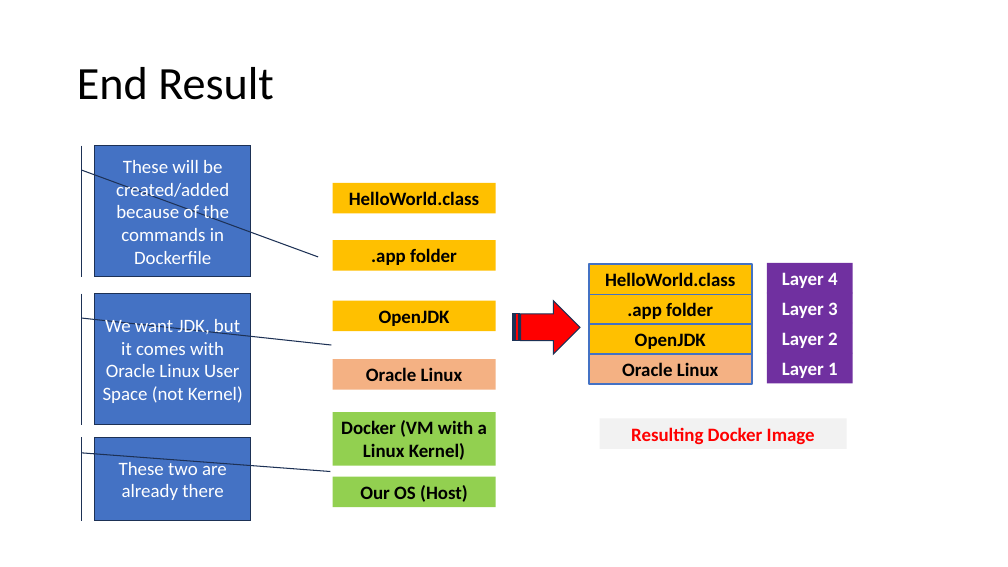
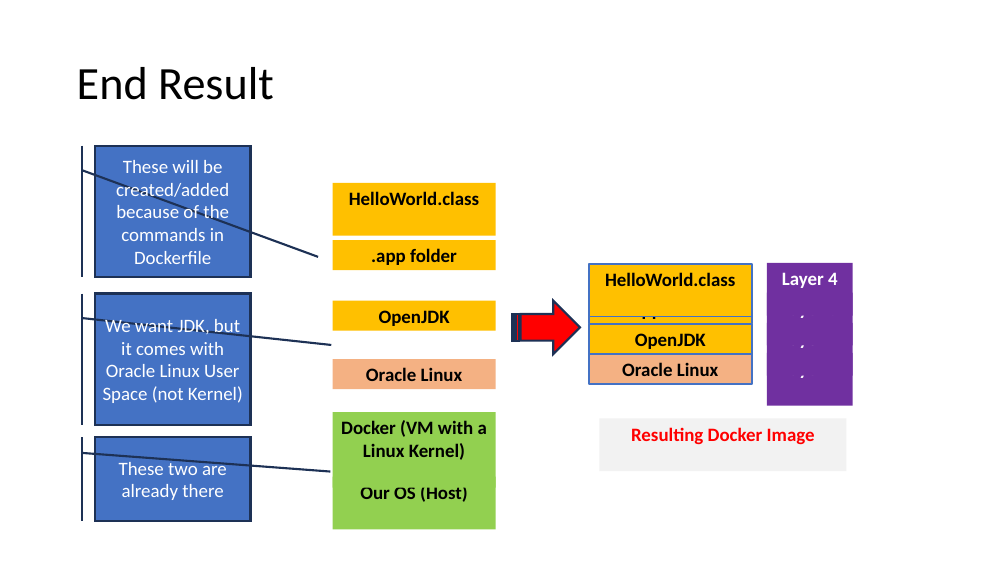
Before and after one commit to saurabh-kumar-coder/CDAC_ACTS, a slide deck: slide 27 of COLLEGE/MODULES/DevOps/Oct15/DevOps 14 Oct 2024.pptx. Drawn at 1008x567 pixels with LibreOffice and Linux fonts; fonts in the diff are those of the drawing. Boxes give left, top, right and bottom in pixels: in the first picture for what was removed or moved away, otherwise in the second. Text is boxed around its words. In the diff, an @@ line names an element or a change of style, - is before the commit and + after.

```diff
--- a/COLLEGE/MODULES/DevOps/Oct15/DevOps 14 Oct 2024.pptx
+++ b/COLLEGE/MODULES/DevOps/Oct15/DevOps 14 Oct 2024.pptx
@@ outline #1E3256 1 pt to #1E3256 2 pt in 3 elements at [95, 437, 251, 521], [95, 293, 251, 424], [95, 146, 251, 277] @@
@@ rectangle "HelloWorld.class": place and size @@
-rectangle "HelloWorld.class" at [333, 183, 496, 213]
+rectangle "HelloWorld.class" at [333, 183, 496, 236]
@@ rectangle "HelloWorld.class": place and size @@
-rectangle "HelloWorld.class" at [589, 264, 752, 294]
+rectangle "HelloWorld.class" at [589, 264, 752, 317]
@@ rectangle "Layer 4": place and size @@
-rectangle "Layer 4" at [767, 263, 852, 293]
+rectangle "Layer 4" at [767, 263, 852, 316]
@@ rectangle "Layer 3": place and size @@
-rectangle "Layer 3" at [782, 302, 838, 318]
+rectangle "Layer 3" at [767, 293, 852, 346]
@@ striped right arrow at [513, 301, 580, 355]: outline #1E3256 1 pt to #1E3256 2 pt; proportions changed @@
@@ rectangle "Layer 2": place and size @@
-rectangle "Layer 2" at [782, 332, 838, 348]
+rectangle "Layer 2" at [767, 323, 852, 376]
@@ rectangle "Layer 1": place and size @@
-rectangle "Layer 1" at [767, 353, 852, 383]
+rectangle "Layer 1" at [767, 353, 852, 406]
@@ rectangle "Docker (VM with a Linux ...": place and size @@
-rectangle "Docker (VM with a Linux ..." at [333, 412, 496, 466]
+rectangle "Docker (VM with a Linux ..." at [333, 412, 496, 488]
@@ rectangle "Our OS (Host)": place and size @@
-rectangle "Our OS (Host)" at [333, 477, 496, 507]
+rectangle "Our OS (Host)" at [333, 477, 496, 530]
```
Also in this commit, not shown: 11 other slides changed, 1 other file.
